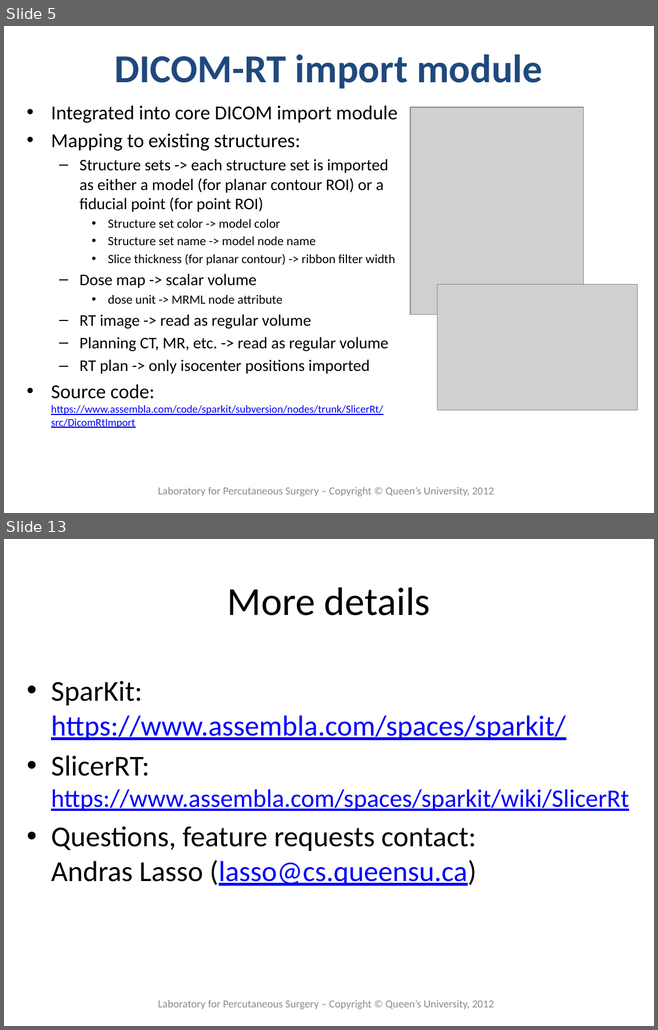
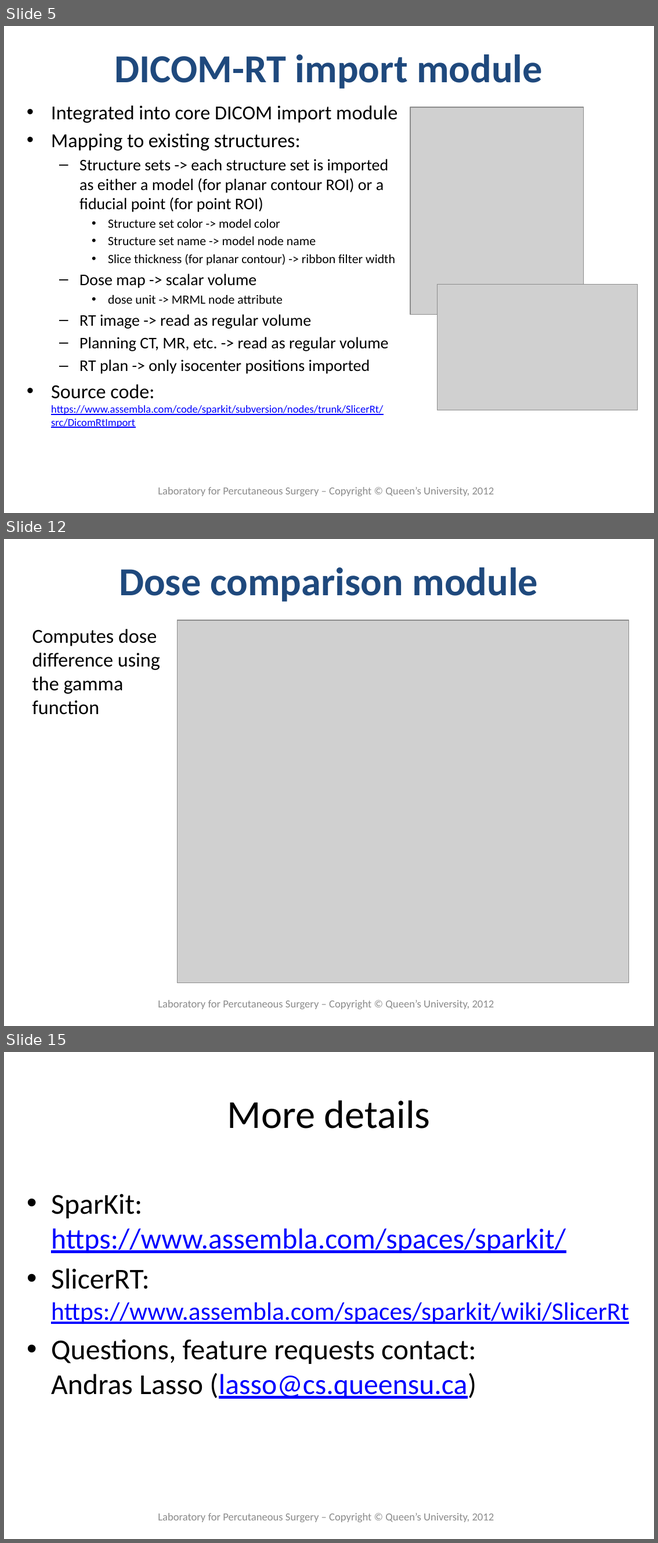
Before and after one commit to SlicerRt/SlicerRtDoc, a slide deck: overview/SlicerRtOverview.pptx. Shown one above the other, each under a label of ours: slides 5 and 13 before the commit, slides 5, 12 and 15 after it; the slides between them are not shown. The pictures are 658x1030 and 658x1543 pixels, drawn with LibreOffice and Linux fonts; fonts in the diff are those of the drawing; grey boxes stand for pictures; background and template pictures are left out. Boxes give left, top, right and bottom in pixels: in the first picture for what was removed or moved away, otherwise in the second. Text is boxed around its words. In the diff, an @@ line names an element or a change of style, - is before the commit and + after.

Commit message:
Updated presentation (new modules and screenshots)

```diff
--- a/overview/SlicerRtOverview.pptx
+++ b/overview/SlicerRtOverview.pptx
@@ slide 12 added at bbox=[4, 539, 654, 1026], background #FFFFFF @@
@@ title added at bbox=[119, 567, 538, 602], 44 pt, text #1F497D, bold @@
+Dose comparison module
@@ picture added at bbox=[177, 620, 629, 983] @@
@@ text added at bbox=[32, 629, 160, 715], 22 pt, text #000000 @@
+Computes dose difference using the gamma function
@@ text added at bbox=[158, 1000, 494, 1009], 12 pt, text #8C8C8C @@
+Laboratory for Percutaneous Surgery – Copyright © Queen’s University, 2012
@@ what was slide 13 is now slide 15 @@
```
Also in this commit, not shown: 7 slides changed, 1 other slide added.
